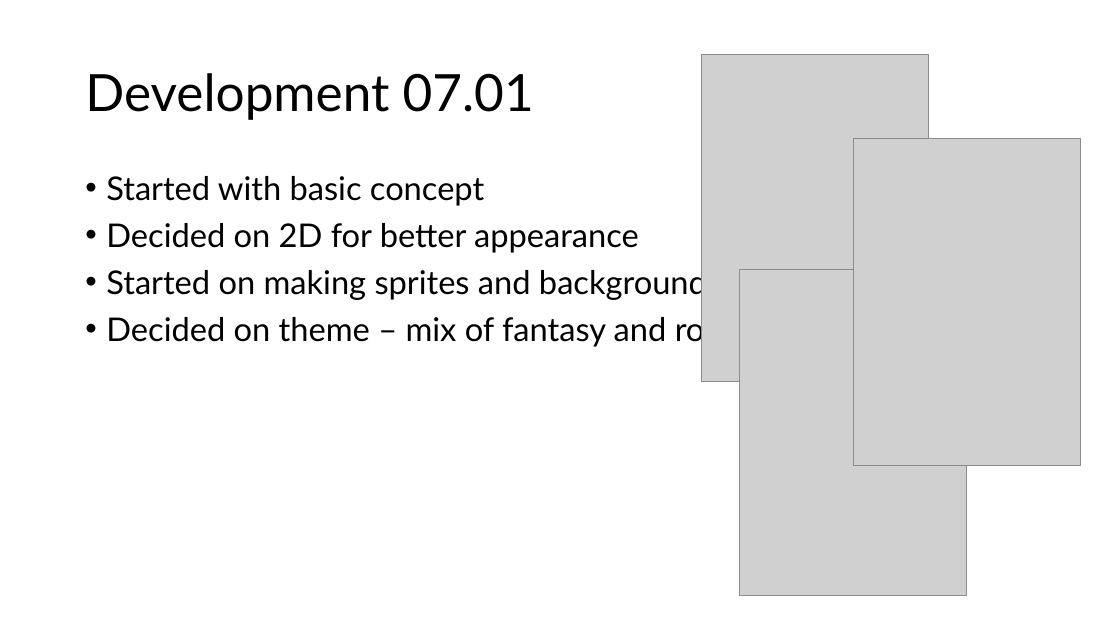
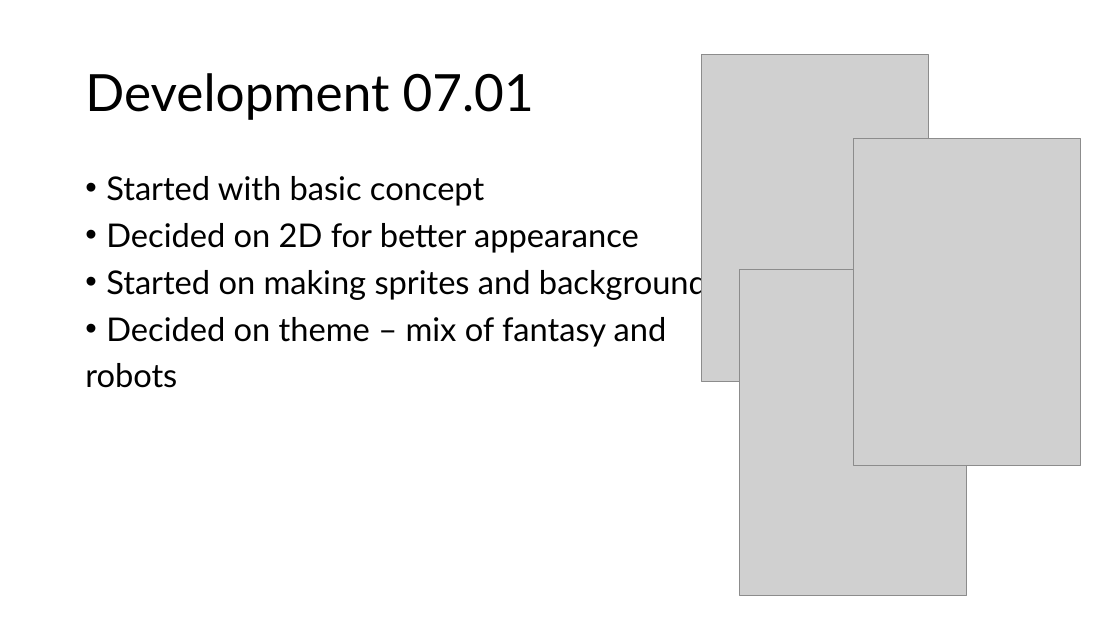
Before and after one commit to Prometheus440/AndroidMobileGame, a slide deck: slide 3 of Presentation1.pptx (slide 2 before the commit). Drawn at 1120x630 pixels with LibreOffice and Linux fonts; fonts in the diff are those of the drawing; grey boxes stand for pictures. Boxes give left, top, right and bottom in pixels: in the first picture for what was removed or moved away, otherwise in the second. Text is boxed around its words. In the diff, an @@ line names an element or a change of style, - is before the commit and + after.

```diff
--- a/Presentation1.pptx
+++ b/Presentation1.pptx
@@ text at <box>85,317,667,388</box>: text changed @@
-• Decided on theme – mix of fantasy and robots
+• Decided on theme – mix of fantasy and
+robots
```
Also in this commit, not shown: 2 slides added.
